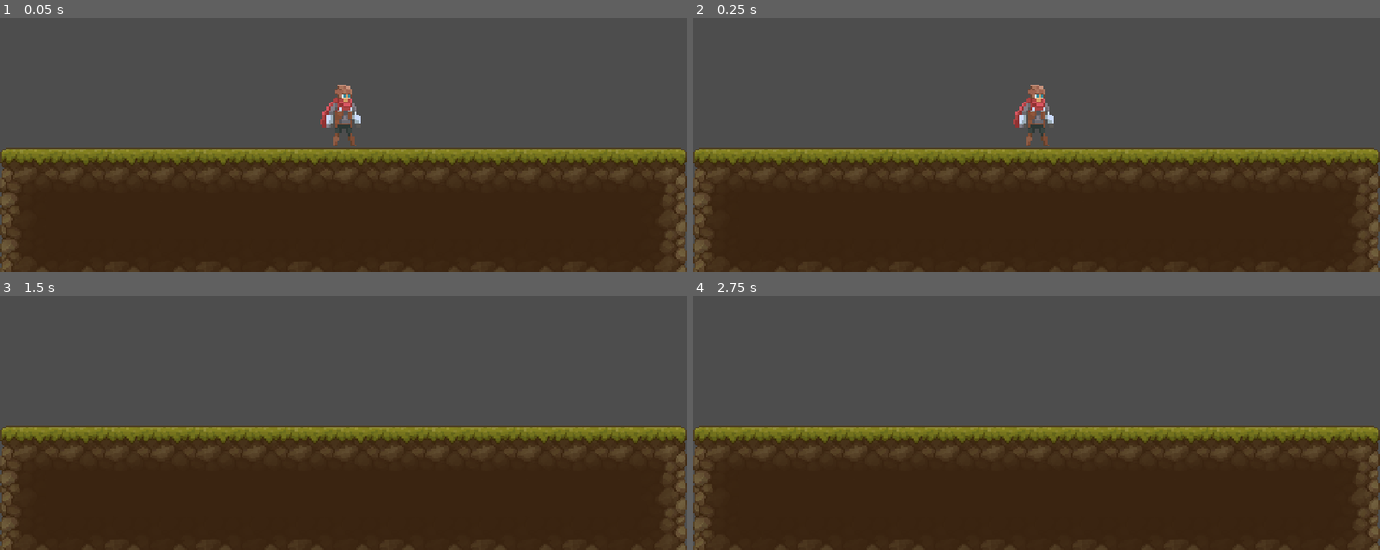
Above: before the commit, frames 1-4 (two rows, left to right).
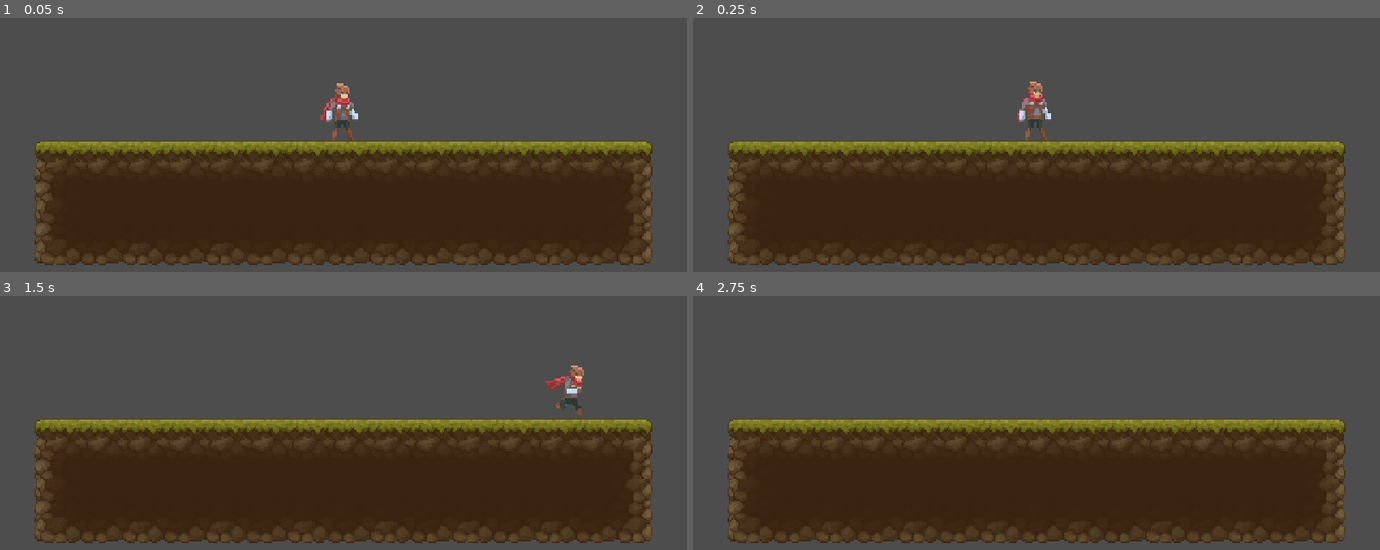
Above: after the commit, the same moments.

Repository: MaulIshak/farras-pecinta-tambang
Game: Godot game, scene res://Scenes/playground.tscn
Two runs of this game, one before a commit and one after it. Both use one fixed random seed, a clock stepped at 60 frames per second and the inputs below.
Inputs:
- Up to frame 1 (0.05 s): no input
- Up to frame 2 (0.25 s): no input
- Up to frame 3 (1.5 s): tap Enter at 0.5 s; hold Shift (dash) 0.53-1.28 s; hold Right (move_right) from 0.53 s (still down); tap Z (jump) at 0.77, 0.8, 1.07, 1.35 s
- Up to frame 4 (2.75 s): tap Z (jump) at 1.52, 1.82, 2.3 s; tap Shift (dash) at 1.55 s; release Right (move_right) at 2.03 s; hold Left (move_left) from 2.03 s (still down); hold Shift (dash) from 2.03 s (still down)

The runs differ from the first frame. In frame 1, 18% of the frame differs, in the area x 0-100%, y 25-100%; in frame 2, 18%; in frame 3, 18%; in frame 4, 18%.

Commit message:
feat: implement idle, jump, and run states for player

Diff:
--- a/Scenes/player.tscn
+++ b/Scenes/player.tscn
@@ -45,7 +45,7 @@
 }
 
 [sub_resource type="Animation" id="Animation_vgqql"]
-resource_name = "walk"
+resource_name = "run"
 length = 0.6
 loop_mode = 1
 tracks/0/type = "value"
@@ -61,11 +61,28 @@
 "values": [8, 9, 10, 11, 12, 13]
 }
 
+[sub_resource type="Animation" id="Animation_3smsa"]
+resource_name = "jump"
+length = 0.4
+tracks/0/type = "value"
+tracks/0/imported = false
+tracks/0/enabled = true
+tracks/0/path = NodePath("Sprite2D:frame")
+tracks/0/interp = 1
+tracks/0/loop_wrap = true
+tracks/0/keys = {
+"times": PackedFloat32Array(0, 0.1, 0.2, 0.3),
+"transitions": PackedFloat32Array(1, 1, 1, 1),
+"update": 1,
+"values": [15, 16, 17, 22]
+}
+
 [sub_resource type="AnimationLibrary" id="AnimationLibrary_vgqql"]
 _data = {
 &"RESET": SubResource("Animation_6t5aa"),
 &"idle": SubResource("Animation_cvnsp"),
-&"walk": SubResource("Animation_vgqql")
+&"jump": SubResource("Animation_3smsa"),
+&"run": SubResource("Animation_vgqql")
 }
 
 [node name="Player" type="CharacterBody2D"]
--- a/Scenes/playground.tscn
+++ b/Scenes/playground.tscn
@@ -679,11 +679,13 @@
 [node name="Playground" type="Node2D"]
 script = ExtResource("1_uof5o")
 
-[node name="Camera2D" type="Camera2D" parent="."]
-
 [node name="TileMapLayer" type="TileMapLayer" parent="."]
 tile_map_data = PackedByteArray("AADx/wMAAAAAAAAAAADy/wMAAAABAAAAAADz/wMAAAACAAAAAAD0/wMAAAADAAAAAAD1/wMAAAAEAAAAAAD2/w …(2800 unchanged characters)…
 tile_set = SubResource("TileSet_qyfof")
 
+[node name="Camera2D" type="Camera2D" parent="."]
+zoom = Vector2(0.9, 0.9)
+limit_enabled = false
+
 [node name="Player" parent="." instance=ExtResource("3_u4ce8")]
-position = Vector2(0, 22)
+position = Vector2(-1, 22)
--- a/Scripts/Global/StateMachine/State.gd
+++ b/Scripts/Global/StateMachine/State.gd
@@ -2,7 +2,6 @@
 class_name State
 extends Node
 
-var machine: StateMachine
 
 # Emitted when the state is finished and wants to change to another state
 signal finished(new_state: State)
--- a/Scripts/Global/StateMachine/StateMachine.gd
+++ b/Scripts/Global/StateMachine/StateMachine.gd
@@ -12,15 +12,16 @@
 func _ready() -> void:
     for child in get_children():
         if child is State:
-            child.machine = self
             child.finished.connect(change_state)
 
+    await owner.ready
     if current_state:
         current_state.enter()
 
 func _process(delta: float):
     if current_state:
         current_state.process(delta)
+    # print("Current State: %s" % current_state.name)
 
 func _physics_process(delta: float):
     if current_state:
@@ -38,7 +39,6 @@
 
     if new_state and new_state is State:
         current_state = new_state
-        add_child(current_state)
         current_state.enter()
     else:
         push_error("StateMachine: State '%s' not found or is not a State." % new_state_path)
--- a/Scripts/Player/Player.gd
+++ b/Scripts/Player/Player.gd
@@ -2,20 +2,23 @@
 extends CharacterBody2D
 
 # ------------ CONSTANTS ------------
-const SPEED = 350.0 # Base horizontal movement speed
+const SPEED = 200.0 # Base horizontal movement speed
 const ACCELERATION = 1200.0 # Base acceleration
 const FRICTION = 1400.0 # Base friction
 const GRAVITY = 2000.0 # Gravity when moving upwards
 const FALL_GRAVITY = 3000.0 # Gravity when falling downwards
-const JUMP_VELOCITY = -700.0 # Maximum jump strength
+const JUMP_VELOCITY = -600.0 # Maximum jump strength
 
 const INPUT_BUFFER_PATIENCE = 0.1 # Input queue patience time
 const COYOTE_TIME = 0.08 # Coyote patience time
 
 # ------------ VARIABLES ------------
+var horizontal_input: float = 0.0
 var input_buffer: Timer # Reference to the input queue timer
 var coyote_timer: Timer # Reference to the coyote timer
 var coyote_jump_available := true
+@onready var animation_player: AnimationPlayer = $AnimationPlayer
+@onready var sprite: Sprite2D = $Sprite2D
 
 func _ready() -> void:
 	# Set up input buffer timer
@@ -31,43 +34,6 @@
 	add_child(coyote_timer)
 	coyote_timer.timeout.connect(coyote_timeout)
 
-func _physics_process(delta) -> void:
-	# Get inputs
-	var horizontal_input := Input.get_axis("move_left", "move_right")
-	var jump_attempted := Input.is_action_just_pressed("jump")
-
-	# Add the gravity and handle jumping
-	if jump_attempted or input_buffer.time_left > 0:
-		if coyote_jump_available: # If jumping on the ground
-			velocity.y = JUMP_VELOCITY
-			coyote_jump_available = false
-		elif jump_attempted: # Queue input buffer if jump was attempted
-			input_buffer.start()
-
-	# Shorten jump if jump key is released
-	if Input.is_action_just_released("jump") and velocity.y < 0:
-		velocity.y = JUMP_VELOCITY / 4
-
-	# Apply gravity and reset coyote jump
-	if is_on_floor():
-		coyote_jump_available = true
-		coyote_timer.stop()
-	else:
-		if coyote_jump_available:
-			if coyote_timer.is_stopped():
-				coyote_timer.start()
-		velocity.y += calculate_gravity() * delta
-
-	# HYandle horizontal motion and friction
-	var floor_damping := 1.0 if is_on_floor() else 0.2 # Set floor damping, friction is less when in air
-	var dash_multiplier := 2 if Input.is_action_pressed("dash") else 1
-	if horizontal_input:
-		velocity.x = move_toward(velocity.x, horizontal_input * SPEED * dash_multiplier, ACCELERATION * delta)
-	else:
-		velocity.x = move_toward(velocity.x, 0, (FRICTION * delta) * floor_damping)
-
-	# Apply velocity
-	move_and_slide()
 
 ## Returns the gravity based on the state of the player
 func calculate_gravity() -> float:
--- a/Scripts/Player/States/PlayerIdle.gd
+++ b/Scripts/Player/States/PlayerIdle.gd
@@ -2,14 +2,22 @@
 extends PlayerState
 
 func enter() -> void:
-    print("Entering Idle State")
+    player.velocity.x = 0
+    player.animation_player.play("idle")
 
 func process(_delta: float) -> void:
-    print("Processing Idle State")
-    pass
+    player.horizontal_input = Input.get_axis("move_left", "move_right")
+    if player.horizontal_input != 0:
+        finished.emit(RUN)
+    elif Input.is_action_just_pressed("jump"):
+        finished.emit(JUMP)
+
 func physics_process(_delta: float) -> void:
-    pass
+    player.velocity.y += player.calculate_gravity() * _delta
+    player.move_and_slide()
+
 func handle_input(_event: InputEvent) -> void:
     pass
+
 func exit() -> void:
-    pass
+    player.animation_player.stop()
--- a/Scripts/Player/States/PlayerJump.gd
+++ b/Scripts/Player/States/PlayerJump.gd
@@ -1,14 +1,59 @@
 class_name PlayerJump
 extends PlayerState
 
+var jump_attempted: bool = false
+
 func enter() -> void:
+    player.velocity.y = player.JUMP_VELOCITY
+    player.coyote_jump_available = false
+    player.animation_player.play("jump")
+    print("Entered PlayerJump state")
+
+func process(_delta: float) -> void:
+    jump_attempted = Input.is_action_just_pressed("jump")
+    player.horizontal_input = Input.get_axis("move_left", "move_right")
+    print(player.animation_player.current_animation)
+
+
+func physics_process(delta: float) -> void:
+    print("In PlayerJump physics_process")
+    if player.horizontal_input:
+        player.velocity.x = move_toward(player.velocity.x, player.horizontal_input * player.SPEED, player.ACCELERATION * delta)
+    else:
+        player.velocity.x = move_toward(player.velocity.x, 0, (player.FRICTION * delta))
+
+    # Add the gravity and handle jumping
+    if jump_attempted or player.input_buffer.time_left > 0:
+        if player.coyote_jump_available: # If jumping on the ground
+            player.velocity.y = player.JUMP_VELOCITY
+            player.coyote_jump_available = false
+        elif jump_attempted: # Queue input buffer if jump was attempted
+            player.input_buffer.start()
+
+	# Shorten jump if jump key is released
+    if Input.is_action_just_released("jump") and player.velocity.y < 0:
+        player.velocity.y = player.JUMP_VELOCITY / 4
+
+    player.move_and_slide()
+
+	# Apply gravity and reset coyote jump
+    if player.is_on_floor():
+        player.coyote_jump_available = true
+        player.coyote_timer.stop()
+        if player.horizontal_input != 0:
+            finished.emit(RUN)
+        else:
+            finished.emit(IDLE)
+    else:
+        if player.coyote_jump_available:
+            if player.coyote_timer.is_stopped():
+                player.coyote_timer.start()
+
+        player.velocity.y += player.calculate_gravity() * delta
+
+
+func handle_input(_event: InputEvent) -> void:
     pass
 
-func process(_delta: float) -> void:
-    pass
-func physics_process(_delta: float) -> void:
-    pass
-func handle_input(_event: InputEvent) -> void:
-    pass
 func exit() -> void:
     pass
--- a/Scripts/Player/States/PlayerRun.gd
+++ b/Scripts/Player/States/PlayerRun.gd
@@ -1,14 +1,38 @@
 class_name PlayerRun
 extends PlayerState
 
+
 func enter() -> void:
+    player.animation_player.play("run")
     pass
 
+
 func process(_delta: float) -> void:
-    pass
-func physics_process(_delta: float) -> void:
-    pass
+    player.horizontal_input = Input.get_axis("move_left", "move_right")
+    if player.horizontal_input == 0:
+        finished.emit(IDLE)
+    elif Input.is_action_just_pressed("jump"):
+        finished.emit(JUMP)
+
+    if player.horizontal_input > 0:
+        player.sprite.flip_h = false
+    elif player.horizontal_input < 0:
+        player.sprite.flip_h = true
+
+func physics_process(delta: float) -> void:
+    player.velocity.y += player.calculate_gravity() * delta
+
+    var floor_damping: float = 1.0 if player.is_on_floor() else 0.2 # Set floor damping, friction is less when in air
+
+    if player.horizontal_input:
+        player.velocity.x = move_toward(player.velocity.x, player.horizontal_input * player.SPEED, player.ACCELERATION * delta)
+    else:
+        player.velocity.x = move_toward(player.velocity.x, 0, (player.FRICTION * delta) * floor_damping)
+
+    player.move_and_slide()
+
 func handle_input(_event: InputEvent) -> void:
     pass
+
 func exit() -> void:
-    pass
+    player.animation_player.stop()
--- a/Scripts/Player/States/PlayerState.gd
+++ b/Scripts/Player/States/PlayerState.gd
@@ -10,11 +10,5 @@
 
 func _ready() -> void:
     await owner.ready
-    if owner is Player:
-        player = owner
-    else:
-        push_error("PlayerState must be a child of Player node.")
-
-
-# func _init(player: CharacterBody2D) -> void:
-#     self.player = player
+    player = owner as Player
+    assert(player != null, "The PlayerState state type must be used only in the player scene. It needs the owner to be a Player node.")
Not shown: 1 places in Scenes/player.tscn that only renumber resources
